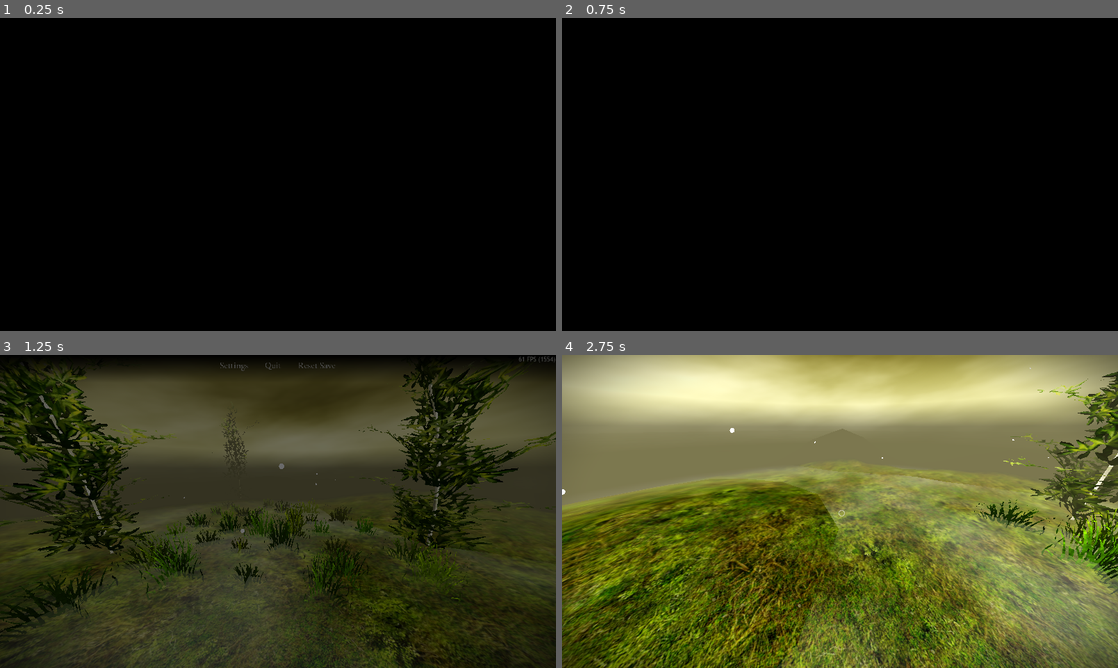
Above: before the commit, frames 1-4 (two rows, left to right).
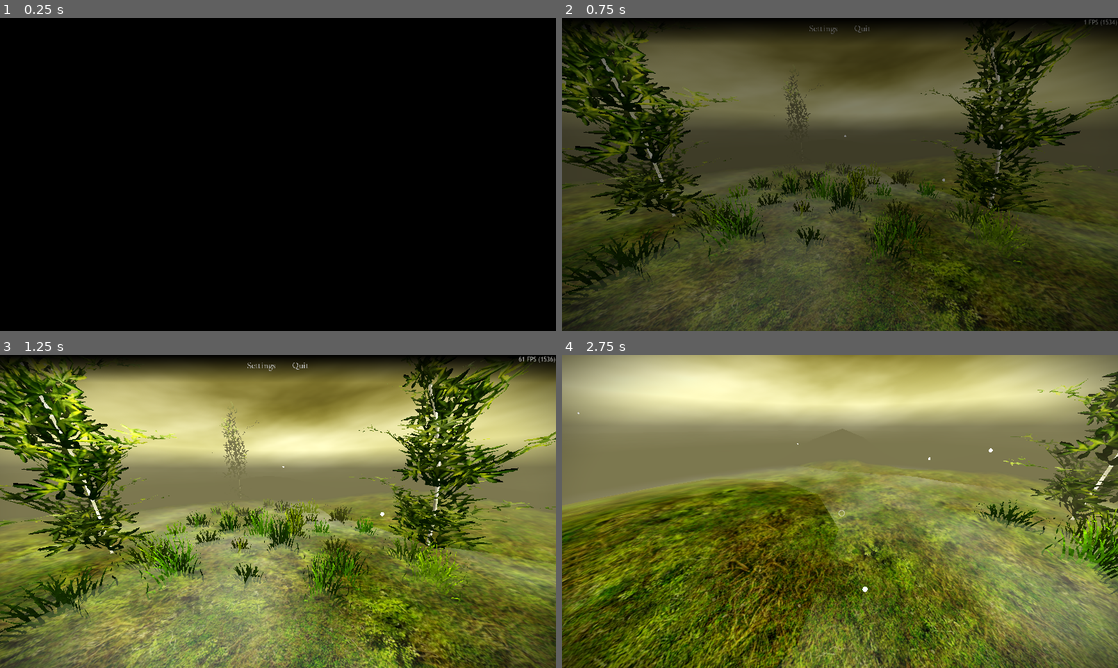
Above: after the commit, the same moments.

Repository: slyllama/dwelt
Game: Godot game, scene res://lib/shard/shard_loader/shard_loader.tscn
The game is run twice, just before and just after one commit, with the same random seed, the same clock (stepped at 60 frames per second) and the same inputs.
Inputs (mouse positions are in pixels of both pictures, inside the frame that each line leads up to):
- Up to frame 1 (0.25 s): no input
- Up to frame 2 (0.75 s): click (878, 27) at 0.5 s, where only the run before the commit has a clickable "Reset Save"
- Up to frame 3 (1.25 s): no input
- Up to frame 4 (2.75 s): tap Enter at 1.25 s; move the mouse to (962, 495) at 1.27 s; hold D (move_right) 1.28-2.03 s; click (962, 495) at 1.35 s; move the mouse to (812, 511) at 2.02 s; hold W (move_forward) from 2.03 s (still down); right-click (812, 511) at 2.1 s

Frame 1 is identical in both runs. In frame 2, 89% of the frame differs, in the area x 0-100%, y 0-100%; in frame 3, 92%; in frame 4, less than 0.1%.

Commit message:
Removed old save system

Diff:
--- a/lib/_global/global.gd
+++ b/lib/_global/global.gd
@@ -2,5 +2,18 @@
 
 signal input_captured
 signal input_uncaptured
-signal quit_requested
 signal ui_closed
+
+func request_quit() -> void:
+	Utils.pdebug("About to quit!", "Global")
+	get_tree().quit()
+
+func _ready() -> void:
+	if DisplayServer.screen_get_size().x > 2000:
+		get_window().content_scale_factor = 2.0 # retina
+		DisplayServer.cursor_set_custom_image(load(
+			"res://generic/textures/cursor_2x.png"))
+
+func _notification(what: int) -> void:
+	if what == NOTIFICATION_WM_CLOSE_REQUEST:
+		request_quit()
--- a/lib/_global/save.gd
+++ /dev/null
@@ -1,58 +0,0 @@
-extends Node
-# Save handling - quitting the game is handled here, too.
-
-const SAVE_PATH := "user://save.dat"
-const NEW_SAVE := {
-	"player_position": Vector3.ZERO,
-	"camera_rotation": Vector3(deg_to_rad(-15.0), 0.0, 0.0) }
-
-var write_queue: Array[Dictionary] = []
-
-func _handle_quit() -> void:
-	await get_tree().process_frame
-	for _i in write_queue.size():
-		await get_tree().process_frame
-	get_tree().quit()
-
-func file_exists() -> bool:
-	return(FileAccess.file_exists(SAVE_PATH))
-
-func create() -> void:
-	var _f := FileAccess.open(SAVE_PATH, FileAccess.WRITE)
-	_f.store_var(NEW_SAVE)
-	_f.close()
-
-func get_value(param: String) -> Variant:
-	var _f := FileAccess.open(SAVE_PATH, FileAccess.READ)
-	var _d: Dictionary = _f.get_var()
-	_f.close()
-	if param in _d:
-		return(_d[param])
-	else: return(null)
-
-func save_value(param: String, value: Variant) -> void:
-	write_queue.append({param: value})
-
-func _ready() -> void:
-	Global.quit_requested.connect(_handle_quit)
-	get_tree().set_auto_accept_quit(false) # prevent automatic quitting
-	if !file_exists():
-		Utils.pdebug("No save file exists, creating one.", "Save")
-		create()
-
-func _process(_delta: float) -> void:
-	if write_queue.size() < 1: return
-	for _entry in write_queue:
-		var _f := FileAccess.open(SAVE_PATH, FileAccess.READ)
-		var _d: Dictionary = _f.get_var()
-		_d[_entry.keys()[0]] = _entry.values()[0]
-		_f.close()
-
-		var _g := FileAccess.open(SAVE_PATH, FileAccess.WRITE)
-		_g.store_var(_d)
-		_g.close()
-		write_queue.erase(_entry)
-
-func _notification(what):
-	if what == NOTIFICATION_WM_CLOSE_REQUEST:
-		Global.quit_requested.emit()
--- a/lib/hud/hud.gd
+++ b/lib/hud/hud.gd
@@ -28,8 +28,4 @@
 		"quit":
 			var _q = QuitConfirmPane.instantiate()
 			$UILayer.add_child(_q)
-		"reset_save":
-			Save.create()
-			get_tree().change_scene_to_file(
-				"res://lib/shard/shard_loader/shard_loader.tscn")
 		_: pass
--- a/lib/hud/menu_bar/menu_bar.tscn
+++ b/lib/hud/menu_bar/menu_bar.tscn
@@ -58,16 +58,3 @@
 script = ExtResource("3_1qskf")
 id = "quit"
 metadata/_custom_type_script = "uid://c6g5lg6ayrgon"
-
-[node name="Reset Save" type="Button" parent="MenuBar"]
-modulate = Color(0.8, 0.8, 0.8, 1)
-texture_filter = 1
-layout_mode = 2
-size_flags_vertical = 0
-focus_mode = 0
-theme_override_font_sizes/font_size = 21
-text = "Reset Save"
-flat = true
-script = ExtResource("3_1qskf")
-id = "reset_save"
-metadata/_custom_type_script = "uid://c6g5lg6ayrgon"
--- a/lib/player/orbit.gd
+++ b/lib/player/orbit.gd
@@ -22,17 +22,6 @@
 		Global.input_uncaptured.emit()
 
 func _ready() -> void:
-	# Saving and loading
-	Global.quit_requested.connect(func():
-		Save.save_value("camera_rotation", Vector3(
-			_target_orbit_x_rotation,
-			_target_orbit_y_rotation,
-			0.0)))
-	var _camera_rotation = Save.get_value("camera_rotation")
-	if _camera_rotation:
-		_target_orbit_x_rotation = _camera_rotation.x
-		_target_orbit_y_rotation = _camera_rotation.y
-
 	get_window().focus_exited.connect(_uncapture_input)
 	Global.ui_closed.connect(func(): _capture_input(true))
 
--- a/lib/shard/shard.gd
+++ b/lib/shard/shard.gd
@@ -1,12 +1,4 @@
 extends Node3D
 
-#func _init() -> void:
-	#AudioServer.set_bus_volume_db(0, linear_to_db(0.0))
-
 func _ready() -> void:
-	# Saving and loading
-	Global.quit_requested.connect(func():
-		Save.save_value("player_position", $Player.position))
-	var _player_position = Save.get_value("player_position")
-	if _player_position:
-		$Player.position = _player_position
+	pass
--- a/lib/ui/quit_confirm/quit_confirm.gd
+++ b/lib/ui/quit_confirm/quit_confirm.gd
@@ -1,7 +1,7 @@
 extends UIPane
 
 func _on_exit_pressed() -> void:
-	Global.quit_requested.emit()
+	Global.request_quit()
 
 func _on_continue_pressed() -> void:
 	close()
--- a/project.godot
+++ b/project.godot
@@ -21,7 +21,6 @@
 
 Utils="*res://lib/_global/utils.gd"
 Global="*res://lib/_global/global.gd"
-Save="*res://lib/_global/save.gd"
 
 [debug]
 
@@ -32,6 +31,7 @@
 window/size/viewport_width=1280
 window/size/viewport_height=720
 window/size/mode=3
+mouse_cursor/custom_image="uid://cfqxpfbd8d4ih"
 
 [gui]
 
Not shown, removed: lib/_global/save.gd.uid
